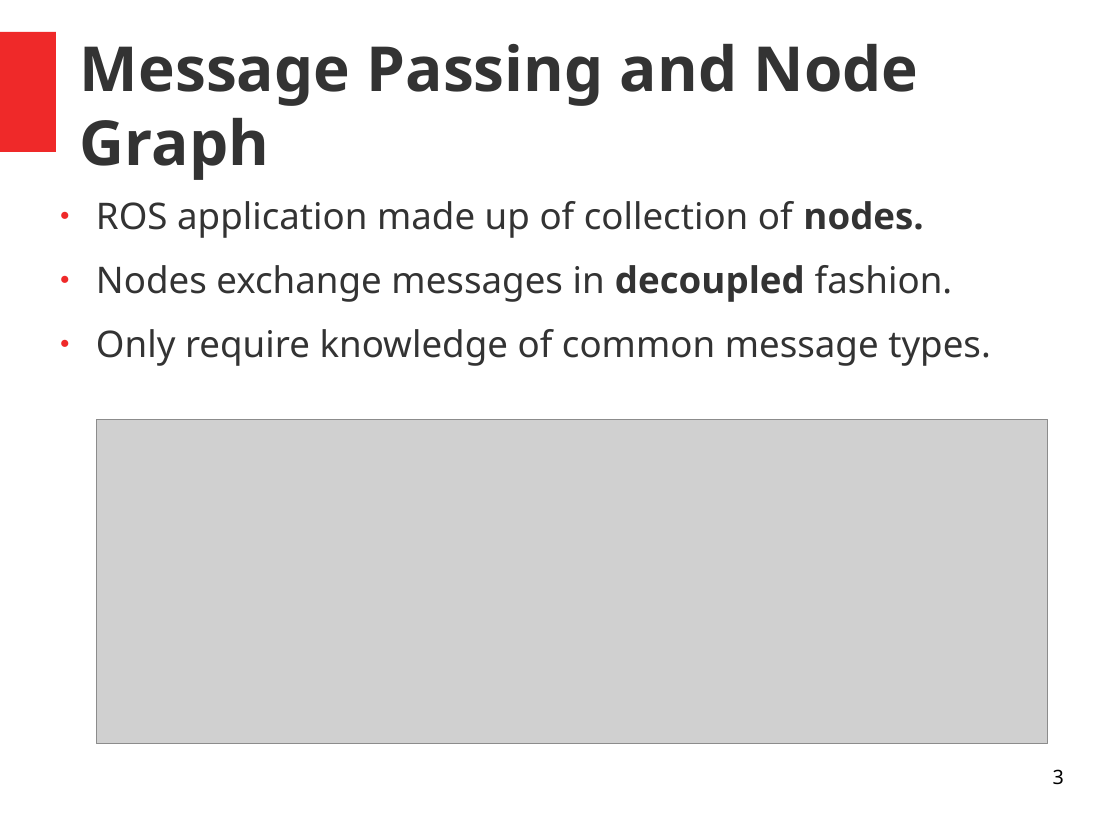
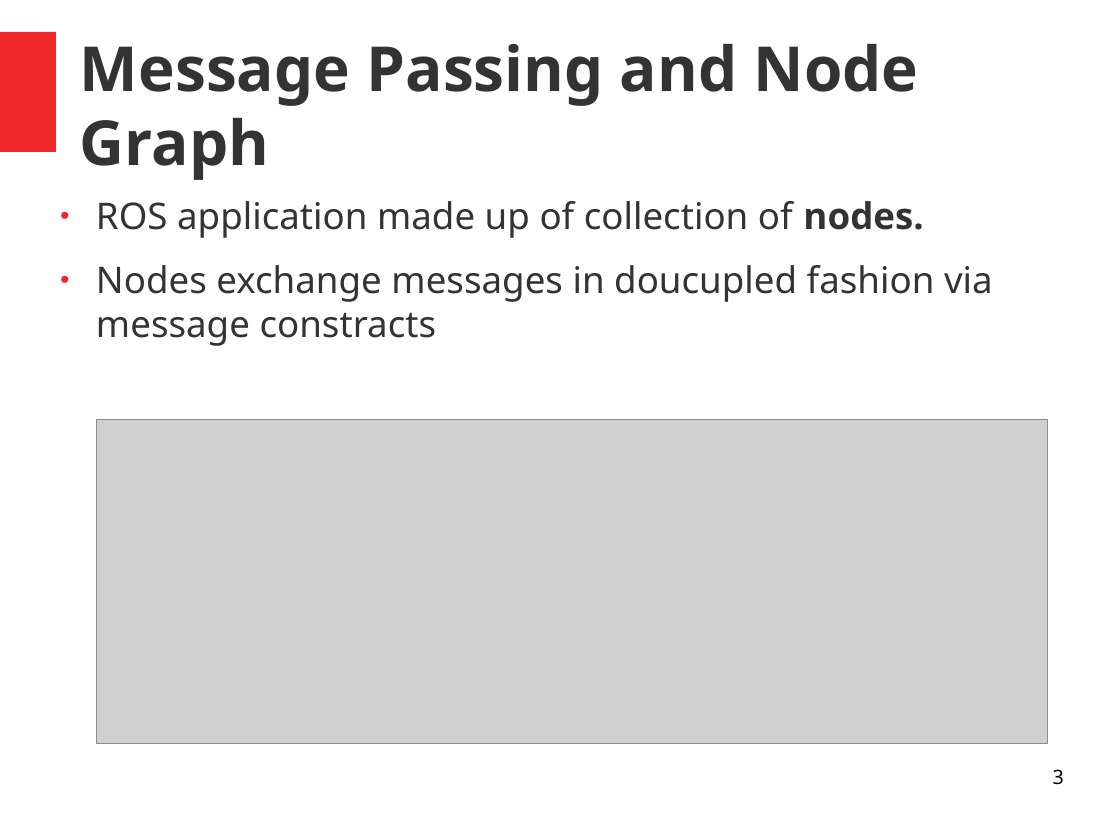
Before and after one commit to comp417-fall2019-tutorials/ros_tutorial, a slide deck: slide 3 of slides/Ros_Tutorial.odp. Drawn at 1120x840 pixels with LibreOffice and Linux fonts; fonts in the diff are those of the drawing; grey boxes stand for pictures; background and template pictures are left out. Boxes give left, top, right and bottom in pixels: in the first picture for what was removed or moved away, otherwise in the second. Text is boxed around its words. In the diff, an @@ line names an element or a change of style, - is before the commit and + after.

```diff
--- a/slides/Ros_Tutorial.odp
+++ b/slides/Ros_Tutorial.odp
@@ text at box(96, 265, 993, 346): text changed @@
-● Nodes exchange messages in decoupled fashion.
-● Only require knowledge of common message types.
+● Nodes exchange messages in doucupled fashion via message constracts
```
Also in this commit, not shown: 7 other slides changed, 3 other files.
